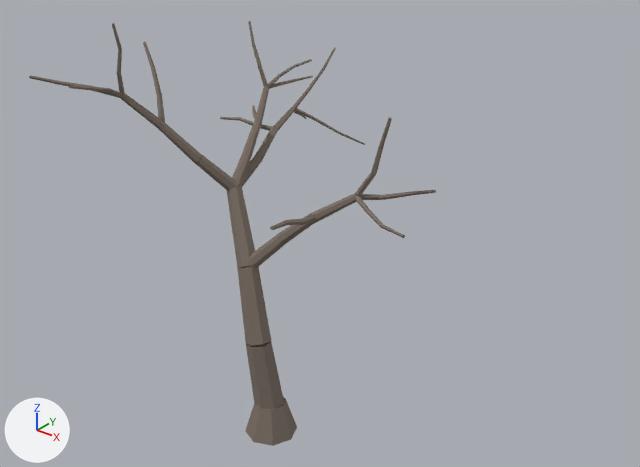
A saved change to the glTF model public/models/world/dead_tree_medium.glb.
The view is the same before and after, from a camera (50 mm lens) standing at (6.97, -7.59, 8.0) and looking at (0.23, 0.83, 2.78). Lighting does not change. The marker at lower left points along +X, +Y and +Z. The picture after the commit comes second. Vertices at exactly the same position are counted once.

The first picture shows 'bark'.
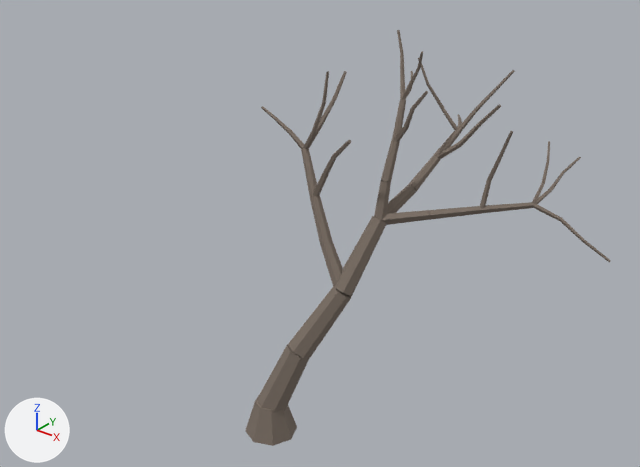
Where the change shows, as pixel boxes [x1, y1, x2, y2] in the pictures (640 x 467 px; the box of a moved part takes in the faces that stretch with it):
'bark', reshaped (10% narrower): before [29, 21, 436, 446]; after [245, 30, 611, 446]
part 1 of me_bark, moved or reshaped: before [246, 341, 284, 410]; after [257, 344, 310, 413]
part 2 of me_bark, moved or reshaped: before [237, 266, 271, 345]; after [288, 286, 351, 358]
part 3 of me_bark, moved or reshaped: before [244, 235, 284, 268]; after [321, 242, 343, 292]
part 4 of me_bark, moved or reshaped: before [276, 214, 315, 245]; after [310, 195, 333, 246]
part 5 of me_bark, moved or reshaped: before [310, 193, 357, 223]; after [301, 148, 317, 197]
part 6 of me_bark, moved or reshaped: before [227, 186, 255, 267]; after [334, 216, 386, 296]
part 7 of me_bark, moved or reshaped: before [232, 152, 251, 187]; after [382, 185, 416, 219]
part 8 of me_bark, moved or reshaped: before [243, 120, 262, 156]; after [408, 155, 440, 192]
part 9 of me_bark, moved or reshaped: before [255, 86, 269, 122]; after [433, 129, 461, 160]
part 10 of me_bark, moved or reshaped: before [195, 156, 238, 191]; after [374, 180, 391, 221]
part 11 of me_bark, moved or reshaped: before [160, 123, 203, 163]; after [381, 140, 400, 182]
part 12 of me_bark, moved or reshaped: before [120, 93, 165, 130]; after [392, 99, 406, 140]
part 13 of me_bark, deleted: before [29, 21, 436, 238]
part 14 of me_bark, added: after [261, 30, 611, 262]

Diff of the bpy script that builds the scene:
```diff
--- a/public/models/world/dead_tree_medium.glb.py
+++ b/public/models/world/dead_tree_medium.glb.py
@@ me_bark @@
-me_bark.from_pydata(...)  # 694 vertices, 1132 faces; spans x -2.6..2.1, y -1.67..3.11, z -0.1..5.6
+me_bark.from_pydata(...)  # 694 vertices, 1132 faces; spans x -1.16..3.65, y -0.37..3.77, z -0.1..5.34
+# me_bark part 1: the loose piece of 14 vertices spanning x -0.31..0.2, y -0.23..0.21, z 0.27..1.38 is multiplied about its middle by the matrix ((-0.951, 0.211, 0.227), (-0.181, -0.973, 0.145), (0.251, 0.097, 0.963)), then moved by (0.23, 0.11, -0.03)
+# me_bark part 2: the loose piece of 14 vertices spanning x -0.58..0.03, y -0.23..0.25, z 1.3..2.41 is multiplied about its middle by the matrix ((-0.299, 0.937, 0.182), (-0.928, -0.33, 0.173), (0.222, -0.117, 0.968)), then moved by (0.82, 0.41, -0.13)
+# me_bark part 3: the loose piece of 14 vertices spanning x -0.51..0.07, y 0.01..0.38, z 2.3..2.89 is multiplied about its middle by the matrix ((-0.726, -0.672, 0.147), (0.673, -0.738, -0.053), (0.144, 0.061, 0.988)), then moved by (0.81, 0.5, -0.16)
+# me_bark part 4: the loose piece of 14 vertices spanning x -0.05..0.55, y 0.21..0.43, z 2.76..3.31 is multiplied about its middle by the matrix ((-0.808, -0.532, 0.252), (0.52, -0.846, -0.117), (0.276, 0.037, 0.961)), then moved by (0.0, 0.52, -0.07)
+# me_bark part 5: the loose piece of 14 vertices spanning x 0.46..1.05, y 0.3..0.63, z 3.2..3.66 is multiplied about its middle by the matrix ((-0.53, -0.785, 0.32), (0.775, -0.602, -0.194), (0.345, 0.146, 0.927)), then moved by (-0.84, 0.55, 0.08)
+# me_bark part 6: the loose piece of 14 vertices spanning x -0.97..-0.31, y -0.03..0.46, z 2.3..3.36 is multiplied about its middle by the matrix ((0.215, 0.976, 0.027), (-0.973, 0.212, 0.087), (0.079, -0.045, 0.996)), then moved by (1.49, 0.68, -0.22)
+# me_bark part 7: the loose piece of 14 vertices spanning x -1.06..-0.8, y 0.31..0.8, z 3.25..3.7 is multiplied about its middle by the matrix ((1.046, 0.565, 0.053), (-0.562, 1.017, 0.258), (0.077, -0.252, 1.161)), then moved by (1.94, 0.91, -0.27)
+# me_bark part 8: the loose piece of 14 vertices spanning x -1.17..-0.93, y 0.71..1.18, z 3.6..4.03 is multiplied about its middle by the matrix ((1.131, 0.371, 0.0), (-0.355, 1.082, 0.345), (0.107, -0.328, 1.139)), then moved by (2.13, 1.1, -0.34)
+# me_bark part 9: the loose piece of 14 vertices spanning x -1.3..-1.07, y 1.1..1.51, z 3.96..4.41 is multiplied about its middle by the matrix ((1.133, 0.395, -0.025), (-0.343, 1.019, 0.534), (0.197, -0.496, 1.075)), then moved by (2.24, 1.33, -0.47)
+# me_bark part 10: the loose piece of 14 vertices spanning x -1.23..-0.79, y -0.05..0.44, z 3.25..3.81 is multiplied about its middle by the matrix ((-0.669, 0.503, -0.035), (-0.401, -0.565, -0.471), (-0.307, -0.36, 0.692)), then moved by (1.97, 1.04, -0.21)
+# me_bark part 11: the loose piece of 14 vertices spanning x -1.56..-1.1, y -0.32..0.08, z 3.71..4.26 is multiplied about its middle by the matrix ((-0.536, 0.643, -0.003), (-0.589, -0.493, -0.332), (-0.257, -0.211, 0.768)), then moved by (2.3, 1.5, -0.16)
+# me_bark part 12: the loose piece of 14 vertices spanning x -1.86..-1.46, y -0.66..-0.22, z 4.18..4.69 is multiplied about its middle by the matrix ((-0.465, 0.689, 0.081), (-0.666, -0.417, -0.282), (-0.192, -0.222, 0.782)), then moved by (2.59, 2.03, -0.11)
+# me_bark part 13: 51 loose pieces with 510 vertices, spanning x -2.6..2.1, y -1.67..3.11, z 3.22..5.6, are deleted
+# me_bark part 14: 510 vertices added at x -1.16..3.65, y 0.72..3.77, z 2.83..5.34
 me_bark.materials.append(mat_bark)
```
